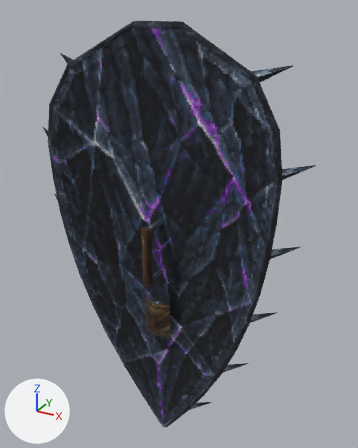
The glTF model templates/models/items/shield_kite/thorned_kite/thorned_kite.glb: old version first, new version second.
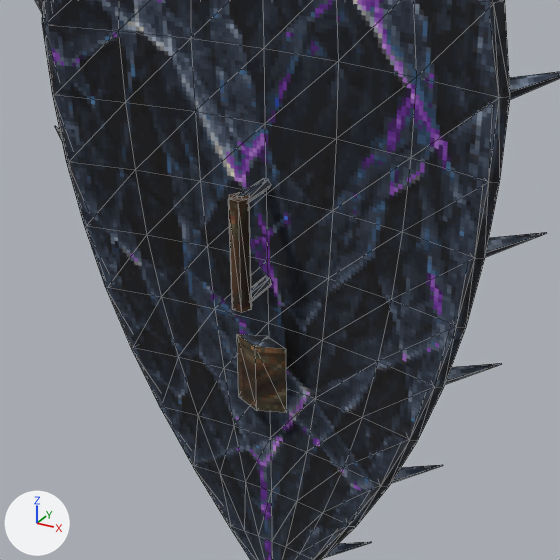
Each version appears first whole from a camera (50 mm lens) standing at (0.467, -0.721, 0.446) and looking at (0.011, 0.107, 0.032), and next in a close-up on the part from 7% to 86% of the width and 29% to 92% of the height. The lights are fixed; the arrows at lower left show +X, +Y and +Z. The last two pictures show the newer version. The close-ups show mesh edges as thin lines. Vertices at exactly the same position are counted once.

The first close-up shows 'thorned_kite'.
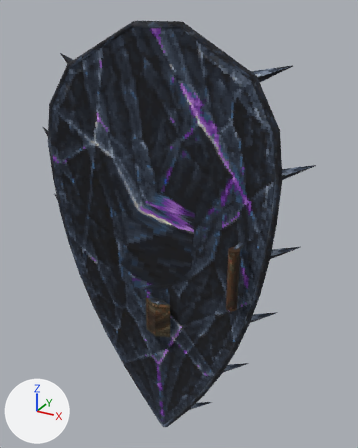
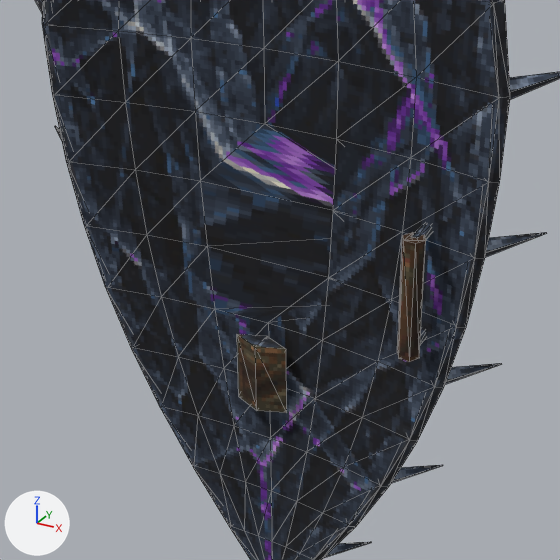
The newer file is also turned or shifted as a whole; pictures and numbers use the older file's frame.

Boxes (x1, y1, x2, y2) around the edits, measured in the close-ups (560 x 560 px; the box of a moved part takes in the faces that stretch with it):
part 1 of me_thorned_kite, moved or reshaped
    before: (228, 192, 252, 313)
    after: (397, 232, 426, 362)
part 2 of me_thorned_kite, moved or reshaped
    before: (237, 178, 271, 202)
    after: (411, 223, 433, 239)
part 3 of me_thorned_kite, moved or reshaped (mostly hidden afterwards)
    before: (251, 276, 272, 301)
    after: (420, 329, 427, 345)
part 4 of me_thorned_kite, moved or reshaped
    both: (201, 124, 336, 323)

What changed in the scene script:
```text
Change me_thorned_kite:
    where me_thorned_kite.from_pydata(...)  # 440 vertices, 753 faces; spans x -0.29..0.29, y -0.01..0.15, z -0.482..0.423
    used by ob_thorned_kite; location = (0.0, 0.0, 0.0)
    me_thorned_kite part 1: the loose piece of 12 vertices spanning x -0.011..0.011, y -0.01..0.01, z -0.06..0.06 is moved by (0.18, 0.0, 0.0)
    me_thorned_kite part 2: the loose piece of 12 vertices spanning x -0.006..0.006, y 0.0..0.05, z 0.05..0.06 is moved by (0.18, 0.0, 0.0)
    me_thorned_kite part 3: the loose piece of 12 vertices spanning x -0.006..0.006, y 0.0..0.05, z -0.06..-0.05 is moved by (0.18, 0.0, 0.0)
    me_thorned_kite part 4
    me_thorned_kite.vertices[129].co: (0.0, 0.05, 0.043) -> (0.18, 0.05, 0.043)  # pixel (266, 194) -> not seen
    me_thorned_kite.vertices[136].co: (0.0, 0.05, -0.031) -> (0.18, 0.05, -0.031)  # pixel (267, 260) -> not seen
```
